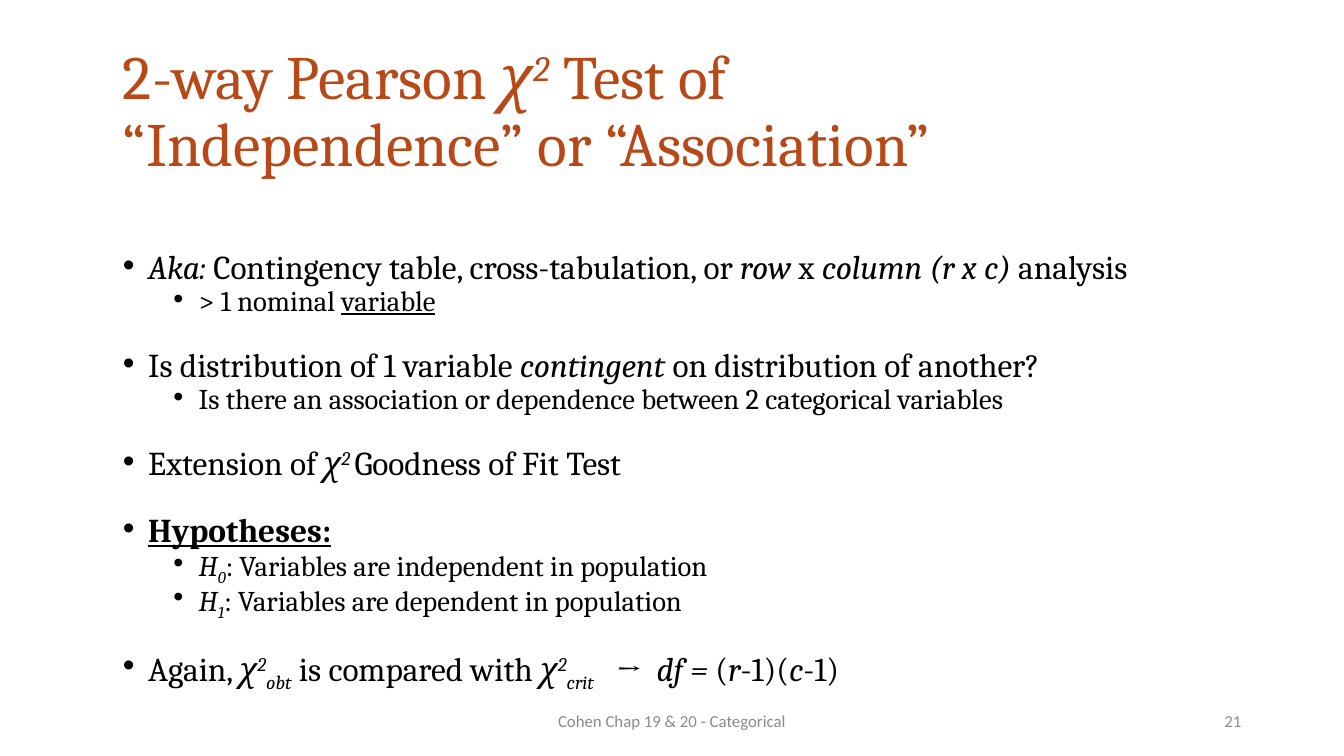
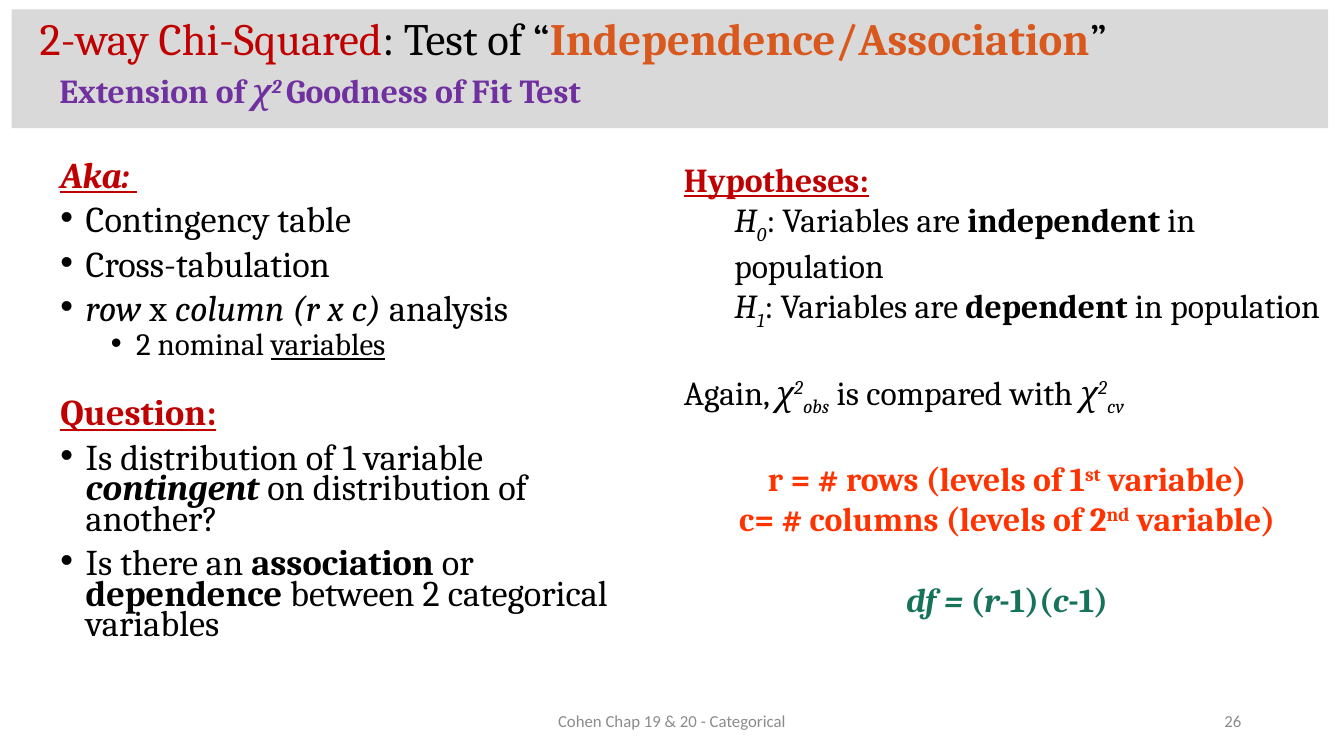
Before and after one commit to CEHS-research/PSY-6600_public, a slide deck: slide 26 of slides/Ch19-20_categorical.pptx (slide 21 before the commit). Drawn at 1344x756 pixels with LibreOffice and Linux fonts; fonts in the diff are those of the drawing. Boxes give left, top, right and bottom in pixels: in the first picture for what was removed or moved away, otherwise in the second. Text is boxed around its words. In the diff, an @@ line names an element or a change of style, - is before the commit and + after.

```diff
--- a/slides/Ch19-20_categorical.pptx
+++ b/slides/Ch19-20_categorical.pptx
@@ rectangle added at box(11, 9, 1328, 128), fill #D9D9D9 @@
@@ text added at box(40, 23, 1107, 104), 32 pt, text #7030A0, bold @@
+2-way Chi-Squared: Test of “Independence/Association”
+Extension of χ2 Goodness of Fit Test
@@ title removed at box(123, 55, 930, 179) @@
-2-way Pearson χ2 Test of
-“Independence” or “Association”
@@ text "Aka:": place and size @@
-text "Aka:" at box(148, 255, 1127, 688)
+text "Aka:" at box(60, 162, 608, 637)
@@ text at box(60, 162, 508, 432): text changed; size 23.8 to 25.9 pt @@
-• Aka: Contingency table, cross-tabulation, or row x column (r x c) analysis
-  • > 1 nominal variable
+Aka:
+• Contingency table
+• Cross-tabulation
+• row x column (r x c) analysis
+  • 2 nominal variables
+Question:
@@ text added at box(684, 168, 1319, 620), 24 pt, text #000000, bold @@
+Hypotheses:
+  H0: Variables are independent in population
+  H1: Variables are dependent in population
+Again, χ2obs is compared with χ2cv
+r = # rows (levels of 1st variable)
+c= # columns (levels of 2nd variable)
+df = (r-1)(c-1)
@@ text at box(86, 444, 608, 637): size 23.8 to 25.9 pt in "Is distribution of 1 variable contingent on ..."; bold on in "contingent", "association dependence"; size 20.4 to 25.9 pt in "Is there an association or dependence between ..."; list level 2 to 1 in "Is there an association or ..." @@
@@ text at box(148, 451, 839, 688): paragraphs removed @@
-• Extension of χ2 Goodness of Fit Test
-• Hypotheses:
-  • H0: Variables are independent in population
-  • H1: Variables are dependent in population
-• Again, χ2obt is compared with χ2crit → df = (r-1)(c-1)
@@ page number at box(1224, 716, 1241, 727): text changed @@
-21
+26
```
Also in this commit, not shown: 22 other slides changed, 9 slides added, 2 slides removed, 1 other file.
